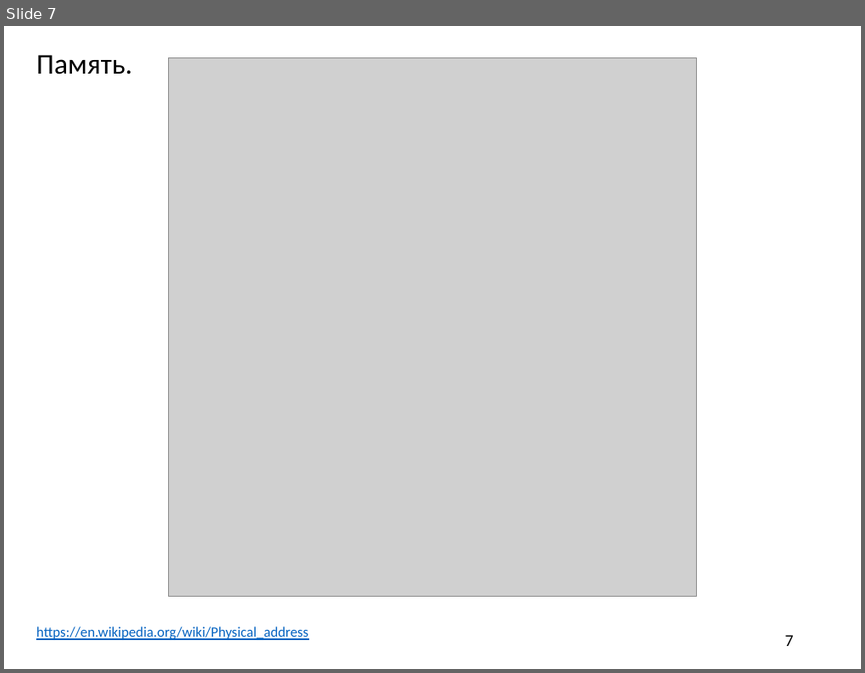
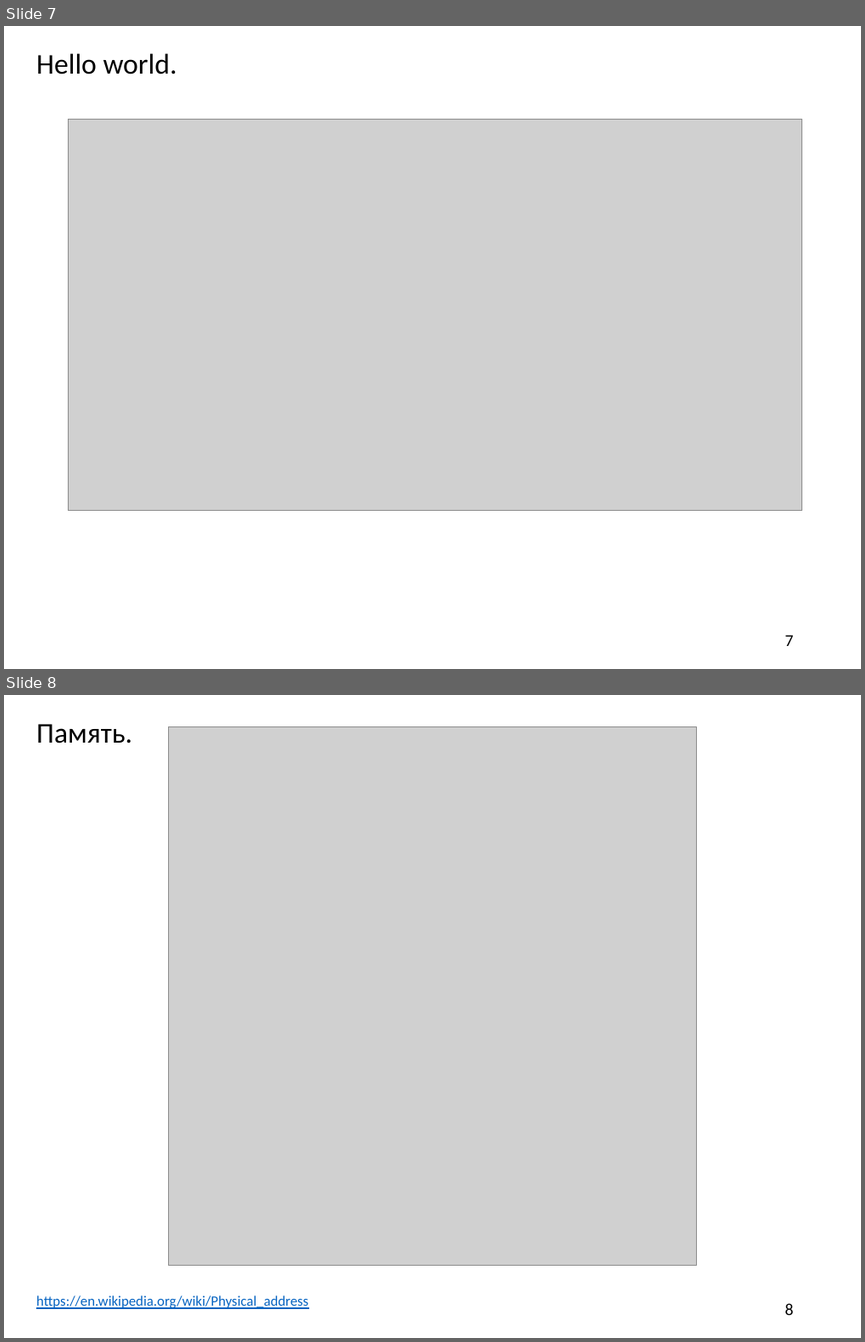
Before and after one commit to AleksandrVakulenko/Pascal_lectures, a slide deck: 1. Введение/1. Введение.pptx. Shown one above the other, each under a label of ours: slide 7 before the commit, slides 7 and 8 after it. The pictures are 865x673 and 865x1342 pixels, drawn with LibreOffice and Linux fonts; fonts in the diff are those of the drawing; grey boxes stand for pictures. Boxes give left, top, right and bottom in pixels: in the first picture for what was removed or moved away, otherwise in the second. Text is boxed around its words. In the diff, an @@ line names an element or a change of style, - is before the commit and + after.

```diff
--- a/1. Введение/1. Введение.pptx
+++ b/1. Введение/1. Введение.pptx
@@ slide 7 added at box(4, 26, 861, 669), background #FFFFFF @@
@@ text added at box(36, 53, 177, 74), 24 pt, text #000000 @@
+Hello world.
@@ picture added at box(68, 120, 801, 511) @@
@@ page number added at box(785, 635, 794, 646), 14 pt, text #000000 @@
+7
@@ what was slide 7 is now slide 8 @@
@@ page number at box(785, 1303, 794, 1315): text changed @@
-7
+8
```
Also in this commit, not shown: 2 slides changed, 2 other files.
